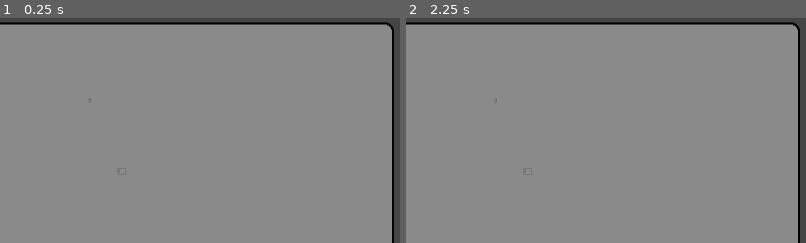
Above: before the commit, frames 1-2 (left to right).
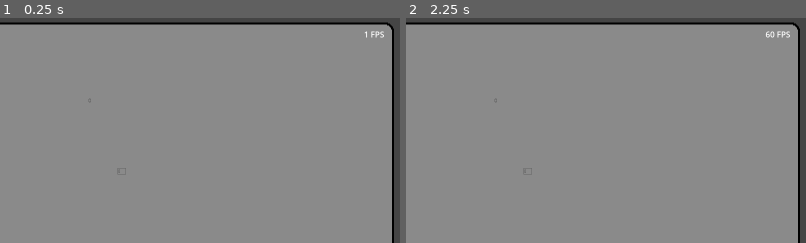
Above: after the commit, the same moments.

Repository: MikeBeasterfeld/bezerk-godot
Game: Godot game, scene res://scene/gameboard.tscn
The game is run twice, just before and just after one commit, with the same random seed, the same clock (stepped at 60 frames per second) and the same inputs.
Inputs:
- Up to frame 1 (0.25 s): no input
- Up to frame 2 (2.25 s): tap Enter at 0.5, 2 s; hold D (ui_right) 0.53-1.28 s; tap Space at 1.25 s; hold S (ui_down) 1.28-2.03 s; hold D (ui_right) from 2.03 s (still down)
The pictures show only the part of the screen within x 50-100%, y 0-50%; the shares and areas given below are measured in that part.

The runs differ from the first frame. In frame 1, less than 0.1% of the frame differs, in the area x 91-96%, y 5-9%; in frame 2, 0.1%, in the area x 90-96%, y 5-9%.

Commit message:
Add FPS counter

Diff:
--- a/scene/gameboard.tscn
+++ b/scene/gameboard.tscn
@@ -71,4 +71,12 @@
 position = Vector2(-79, -22)
 navigation_polygon = SubResource("NavigationPolygon_y2m08")
 
+[node name="FPS" type="Label" parent="."]
+offset_left = 1493.0
+offset_top = 21.0
+offset_right = 1569.0
+offset_bottom = 49.0
+text = "FPS"
+horizontal_alignment = 2
+
 [connection signal="timeout" from="Timer" to="." method="_on_timer_timeout"]
--- a/script/gameboard.gd
+++ b/script/gameboard.gd
@@ -2,6 +2,9 @@
 
 var enemy_scene = load("res://scene/enemy.tscn")
 @onready var my_dude: CharacterBody2D = $MyDude
+@onready var timer: Timer = $Timer
+@onready var fps: Label = $FPS
+
 
 # Called when the node enters the scene tree for the first time.
 func _ready() -> void:
@@ -10,7 +13,8 @@
 
 # Called every frame. 'delta' is the elapsed time since the previous frame.
 func _process(_delta: float) -> void:
-	pass
+	fps.text = str(Engine.get_frames_per_second()) + " FPS"
+
 
 
 func _on_timer_timeout() -> void:
--- a/script/my_dude.gd
+++ b/script/my_dude.gd
@@ -36,7 +36,7 @@
 
 		if(abs(shoot_direction_x) + abs(shoot_direction_y) >= 0.8):
 			var instance = bullet_scene.instantiate()
-			instance.position = Vector2(position.x + int(sprite_size/2), position.y + int(sprite_size/2))
+			instance.position = position
 			instance.direction = Vector2(shoot_direction_x, shoot_direction_y)
 			get_tree().root.add_child(instance)
 
